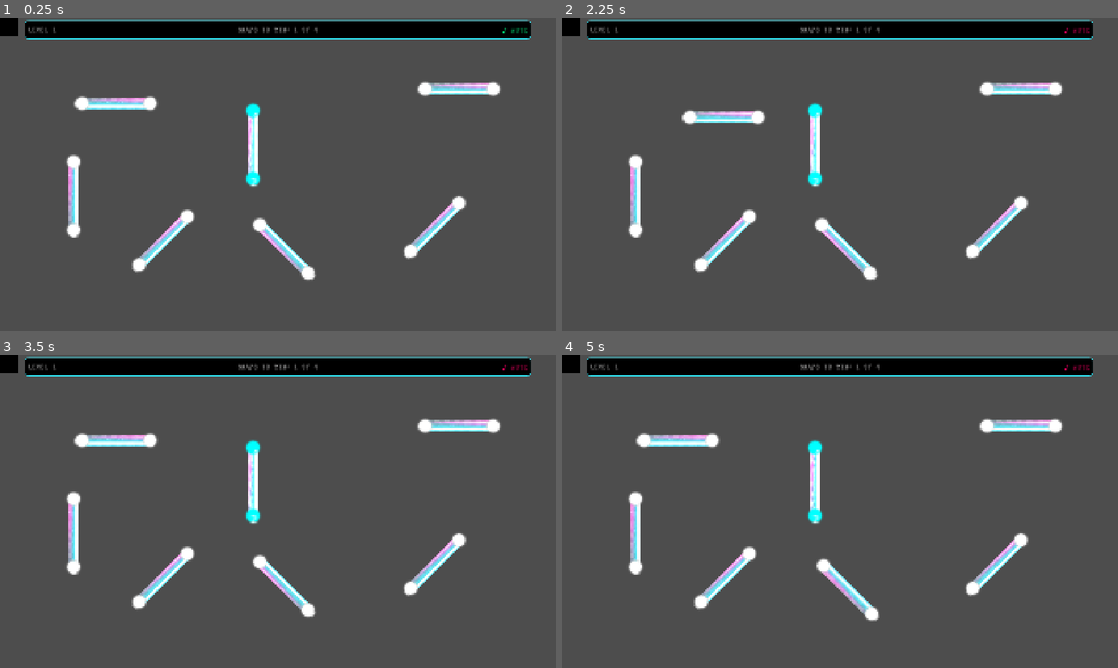
Above: before the commit, frames 1-4 (two rows, left to right).
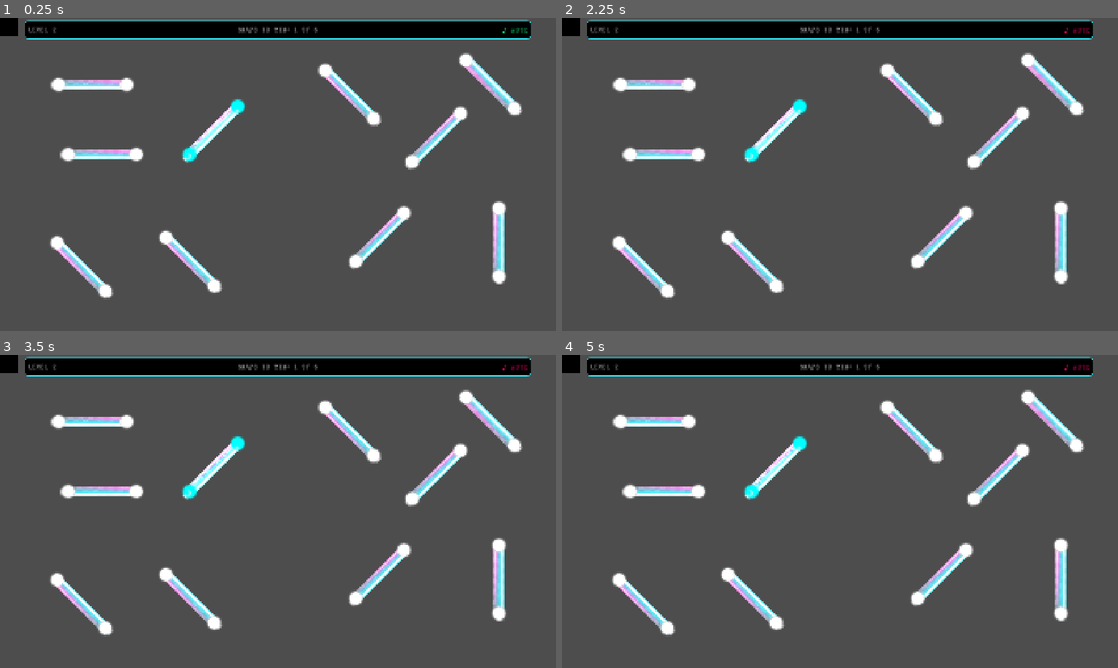
Above: after the commit, the same moments.

Repository: CarlesRa/Harmony-Waves
Game: Godot game, scene res://scenes/main_game.tscn
The game is run twice, just before and just after one commit, with the same random seed, the same clock (stepped at 60 frames per second) and the same inputs. Video files are missing from this copy of the repository; at most half a second of black plays in their place. Sound files missing from this copy of the repository are replaced by a short silence.
Inputs (mouse positions are in pixels of both pictures, inside the frame that each line leads up to):
- Up to frame 1 (0.25 s): no input
- Up to frame 2 (2.25 s): drag from (817, 143) to (678, 102) at 0.52 s; click "♪ MUTE" at 1.25 s; drag from (678, 102) to (817, 143) at 2.02 s
- Up to frame 3 (3.5 s): move the mouse to (461, 426) at 2.77 s; click (461, 426) at 2.92 s
- Up to frame 4 (5 s): drag from (634, 533) to (817, 448) at 3.52 s; drag from (845, 586) to (817, 514) at 4.27 s

The runs differ from the first frame. In frame 1, 9.0% of the frame differs, in the area x 9-94%, y 3-90%; in frame 2, 9.0%; in frame 3, 9.0%; in frame 4, 9.0%.

Commit message:
change audio in  level 2 and refator audio manager

Diff:
--- a/scenes/levels/level_01.tscn
+++ b/scenes/levels/level_01.tscn
@@ -2,10 +2,10 @@
 
 [ext_resource type="PackedScene" uid="uid://bpgkikg2nlrl0" path="res://scenes/shared/wave_piece_base.tscn" id="1_m802k"]
 [ext_resource type="Script" uid="uid://daqf7o0ti5gby" path="res://scripts/levels/level_01.gd" id="1_qdh5e"]
-[ext_resource type="AudioStream" uid="uid://cr6ctpjovirum" path="res://assets/music/level_01/1.wav" id="3_50wog"]
+[ext_resource type="AudioStream" uid="uid://cr6ctpjovirum" path="res://assets/music/level_01/4.wav" id="3_50wog"]
 [ext_resource type="AudioStream" uid="uid://byjey3t1tfyef" path="res://assets/music/level_01/2.wav" id="4_1ey3t"]
 [ext_resource type="AudioStream" uid="uid://dqgpgs2g2o5hb" path="res://assets/music/level_01/3.wav" id="5_t0hvh"]
-[ext_resource type="AudioStream" uid="uid://il5bn0aujda2" path="res://assets/music/level_01/4.wav" id="6_kfebt"]
+[ext_resource type="AudioStream" uid="uid://il5bn0aujda2" path="res://assets/music/level_01/1.wav" id="6_kfebt"]
 
 [node name="Level_01" type="Node2D"]
 script = ExtResource("1_qdh5e")
--- a/scenes/levels/level_02.tscn
+++ b/scenes/levels/level_02.tscn
@@ -2,12 +2,12 @@
 
 [ext_resource type="PackedScene" uid="uid://bpgkikg2nlrl0" path="res://scenes/shared/wave_piece_base.tscn" id="1_f5vym"]
 [ext_resource type="Script" uid="uid://g70nx4lxm76e" path="res://scripts/levels/level_02.gd" id="1_vq1pa"]
-[ext_resource type="AudioStream" uid="uid://dvy1re3r7ti3y" path="res://assets/music/level_02/level02_01.mp3" id="3_ppbiy"]
-[ext_resource type="AudioStream" uid="uid://c8synwfi75j57" path="res://assets/music/level_02/level02_02.mp3" id="4_c6rld"]
-[ext_resource type="AudioStream" uid="uid://cnppgfplqtqb7" path="res://assets/music/level_02/level02_03.mp3" id="5_yklhy"]
-[ext_resource type="AudioStream" uid="uid://bbfr4wapxdfxk" path="res://assets/music/level_02/level02_04.mp3" id="6_o4ql5"]
-[ext_resource type="AudioStream" uid="uid://b76qr667gaxc1" path="res://assets/music/level_02/level02_05.mp3" id="7_4hx2o"]
-[ext_resource type="AudioStream" uid="uid://dwxsctbuq2wni" path="res://assets/music/level_02/level02_06.mp3" id="8_km0xc"]
+[ext_resource type="AudioStream" uid="uid://bxi34xajg34jt" path="res://assets/music/level_02/1.wav" id="3_ppbiy"]
+[ext_resource type="AudioStream" uid="uid://bsycks0e7r1eu" path="res://assets/music/level_02/2.wav" id="4_c6rld"]
+[ext_resource type="AudioStream" uid="uid://cu6tcy3634foe" path="res://assets/music/level_02/3.wav" id="5_yklhy"]
+[ext_resource type="AudioStream" uid="uid://dxbpto3xmp5ow" path="res://assets/music/level_02/4.wav" id="6_o4ql5"]
+[ext_resource type="AudioStream" uid="uid://de65heu80tkws" path="res://assets/music/level_02/5.wav" id="7_4hx2o"]
+[ext_resource type="AudioStream" uid="uid://h7fbyp4hewtu" path="res://assets/music/level_02/6.wav" id="8_km0xc"]
 
 [node name="Level02" type="Node2D"]
 script = ExtResource("1_vq1pa")
@@ -31,7 +31,7 @@
 C2_connector_id = 1
 C2_target_id = -10
 
-[node name="s" parent="." instance=ExtResource("1_f5vym")]
+[node name="WavePiece3" parent="." instance=ExtResource("1_f5vym")]
 position = Vector2(279, 859)
 rotation = -0.7853982
 music_stream = ExtResource("5_yklhy")
--- a/scripts/audio_manager.gd
+++ b/scripts/audio_manager.gd
@@ -3,11 +3,10 @@
 var bpm: float = 120.0
 var beat_duration: float
 var loop_duration: float = 4.0  # Beats per loop
-
+var total_loop_time: float = 0.0
 var master_clock: AudioStreamPlayer
-var reference_start_time: float = 0.0
+var music_start_time: float = 0.0
 var is_playing: bool = false
-
 var sfx_players: Array[AudioStreamPlayer] = []
 const MAX_SFX_PLAYERS: int = 4
 
@@ -32,43 +31,31 @@
 	bpm = level_bpm
 	loop_duration = level_loop_duration
 	_calculate_beat_duration()
-	var loop_time = loop_duration * beat_duration
-	print("Loop configured: %d BPM, %d beats = %.2f seconds" % [bpm, loop_duration, loop_time])
+	total_loop_time = loop_duration * beat_duration
+	print("Loop configured: %d BPM, %d beats = %.2f seconds" % [bpm, loop_duration, total_loop_time])
 
 func _calculate_beat_duration() -> void:
 	beat_duration = 60.0 / bpm
 
 func get_loop_position() -> float:
-	if not is_playing or not master_clock.playing:
-		return 0.0
-
-	var playback_pos = master_clock.get_playback_position()
-	var total_time = playback_pos + AudioServer.get_time_since_last_mix()
-	# Compensate Audio latency
-	total_time -= AudioServer.get_output_latency()
-
-	var total_loop_time = loop_duration * beat_duration
-	return fmod(total_time, total_loop_time)
-
-func get_precise_loop_position() -> float:
-	"""Versión más precisa usando el bus de audio"""
 	if not is_playing:
 		return 0.0
 
-	var time = AudioServer.get_time_to_next_mix() + AudioServer.get_time_since_last_mix()
-	var elapsed = reference_start_time + time
-	var total_loop_time = loop_duration * beat_duration
+	var current_time = master_clock.get_playback_position()
+	current_time += AudioServer.get_time_since_last_mix()
 
-	return fmod(elapsed, total_loop_time)
+	return fmod(current_time, total_loop_time)
 
 func get_time_to_next_loop() -> float:
-	var loop_time = loop_duration * beat_duration
 	var current_pos = get_loop_position()
-	return loop_time - current_pos
+	return total_loop_time - current_pos
 
 func start_music() -> void:
+	if is_playing:
+		return
+
 	is_playing = true
-	reference_start_time = 0.0
+	music_start_time = Time.get_ticks_msec() / 1000.0
 
 	if master_clock.stream == null:
 		var silence = AudioStreamGenerator.new()
@@ -76,10 +63,11 @@
 		master_clock.stream = silence
 
 	master_clock.play()
+	print("Music started at %.3f seconds" % music_start_time)
 
 func reset() -> void:
 	is_playing = false
-	reference_start_time = 0.0
+	music_start_time = 0.0
 	if master_clock:
 		master_clock.stop()
 
--- a/scripts/game_manager.gd
+++ b/scripts/game_manager.gd
@@ -16,6 +16,7 @@
 	set(value):
 		_snaps_to_win = value
 		emit_signal('snaps_to_win_sign', value)
+
 var current_snaps:
 	get:
 		return _current_snaps
--- a/scripts/levels/level_02.gd
+++ b/scripts/levels/level_02.gd
@@ -1,7 +1,7 @@
 extends Node2D
 
 @export var level_bpm: float = 90.0
-@export var level_loop_beats_duration: float = 12.0
+@export var level_loop_beats_duration: float = 16.0
 
 func _ready() -> void:
 	AudioManager.setup_level(level_bpm, level_loop_beats_duration)
--- a/scripts/main_game.gd
+++ b/scripts/main_game.gd
@@ -6,42 +6,7 @@
 func _ready() -> void:
 	GameManager.connect("level_completed", _go_to_level_complete_scene)
 	GameManager.set_level_container(level_container)
-	GameManager.load_level("res://scenes/levels/level_01.tscn", "Level 1")
-
-	#await get_tree().process_frame
-	#_adjust_camera_to_fit_level()
-
-func _adjust_camera_to_fit_level() -> void:
-	if level_container.get_child_count() == 0:
-		return
-
-	var level = level_container.get_child(0)
-	var pieces = []
-
-	for child in level.get_children():
-		if child is WavePiece:
-			pieces.append(child)
-
-	if pieces.is_empty():
-		return
-
-	var min_pos = pieces[0].global_position
-	var max_pos = pieces[0].global_position
-
-	for piece in pieces:
-		min_pos.x = min(min_pos.x, piece.global_position.x)
-		min_pos.y = min(min_pos.y, piece.global_position.y)
-		max_pos.x = max(max_pos.x, piece.global_position.x)
-		max_pos.y = max(max_pos.y, piece.global_position.y)
-
-	var center = (min_pos + max_pos) / 2
-	camera.position = center
-
-	var viewport_size = get_viewport_rect().size
-	var level_size = max_pos - min_pos
-	var zoom_x = viewport_size.x / (level_size.x + 200)
-	var zoom_y = viewport_size.y / (level_size.y + 200)
-	camera.zoom = Vector2.ONE * min(zoom_x, zoom_y)
+	GameManager.load_level("res://scenes/levels/level_02.tscn", "Level 2")
 
 func _go_to_level_complete_scene():
 	GameManager.load_level_overlapping("res://scenes/shared/level_completed.tscn")
--- a/scripts/shared/mute_button.gd
+++ b/scripts/shared/mute_button.gd
@@ -8,21 +8,18 @@
 	_update_button()
 
 func _setup_theme() -> void:
-	# Crear StyleBox sin borde para todos los estados
 	var style_normal = StyleBoxFlat.new()
-	style_normal.bg_color = Color(0, 0, 0, 0)  # Transparente
+	style_normal.bg_color = Color(0, 0, 0, 0)
 	style_normal.border_width_left = 0
 	style_normal.border_width_top = 0
 	style_normal.border_width_right = 0
 	style_normal.border_width_bottom = 0
 
-	# Aplicar el mismo estilo a todos los estados
 	add_theme_stylebox_override("normal", style_normal)
 	add_theme_stylebox_override("hover", style_normal)
 	add_theme_stylebox_override("pressed", style_normal)
 	add_theme_stylebox_override("focus", StyleBoxEmpty.new())
 
-	# Sin cambio de cursor
 	mouse_default_cursor_shape = Control.CURSOR_ARROW
 
 func _on_pressed() -> void:
@@ -35,12 +32,11 @@
 
 	if is_muted:
 		text = "♪ MUTE"
-		color = Color("#FF0066")  # Rojo
+		color = Color("#FF0066")
 	else:
 		text = "♪ MUTE"
-		color = Color("#00FF88")  # Verde
+		color = Color("#00FF88")
 
-	# Aplicar el MISMO color a TODOS los estados
 	add_theme_color_override("font_color", color)
 	add_theme_color_override("font_hover_color", color)
 	add_theme_color_override("font_pressed_color", color)
--- a/scripts/shared/wave_piece.gd
+++ b/scripts/shared/wave_piece.gd
@@ -88,8 +88,7 @@
 		return
 
 	var loop_position = AudioManager.get_loop_position()
-	var loop_length = music_stream.get_length()
-	var sync_position = fmod(loop_position, loop_length)
+	var sync_position = fmod(loop_position, AudioManager.total_loop_time)
 
 	audio_player.stream = music_stream
 	audio_player.play(sync_position)
@@ -97,10 +96,18 @@
 	if piece_sprite and piece_sprite.material:
 		piece_sprite.material.set_shader_parameter("is_playing", true)
 
+	print("Syncing piece - Loop pos: %.3f, Sync pos: %.3f" % [loop_position, sync_position])
+
 func debug_sync() -> void:
-	print("Loop position: ", AudioManager.get_loop_position())
-	print("Audio player position: ", audio_player.get_playback_position())
-	print("Difference: ", abs(AudioManager.get_loop_position() - audio_player.get_playback_position()))
+	var loop_pos = AudioManager.get_loop_position()
+	var audio_pos = audio_player.get_playback_position()
+	var difference = abs(loop_pos - audio_pos)
+
+	print("=== Sync Debug ===")
+	print("Loop position: %.3f" % loop_pos)
+	print("Audio position: %.3f" % audio_pos)
+	print("Difference: %.3f seconds" % difference)
+	print("Total loop time: %.3f" % AudioManager.total_loop_time)
 
 func stop_audio() -> void:
 	audio_player.stop()
Not shown: 2 places in scenes/levels/level_01.tscn that only renumber resources
Not shown, changed: assets/music/level_01/1.wav
Not shown, changed: assets/music/level_01/4.wav
Not shown, added: assets/music/level_02/1.wav
Not shown, added: assets/music/level_02/2.wav
Not shown, added: assets/music/level_02/3.wav
Not shown, added: assets/music/level_02/4.wav
Not shown, added: assets/music/level_02/5.wav
Not shown, added: assets/music/level_02/6.wav
Not shown, removed: assets/music/level_02/level02_01.mp3
Not shown, removed: assets/music/level_02/level02_02.mp3
Not shown, removed: assets/music/level_02/level02_03.mp3
(and 3 more such lines)
